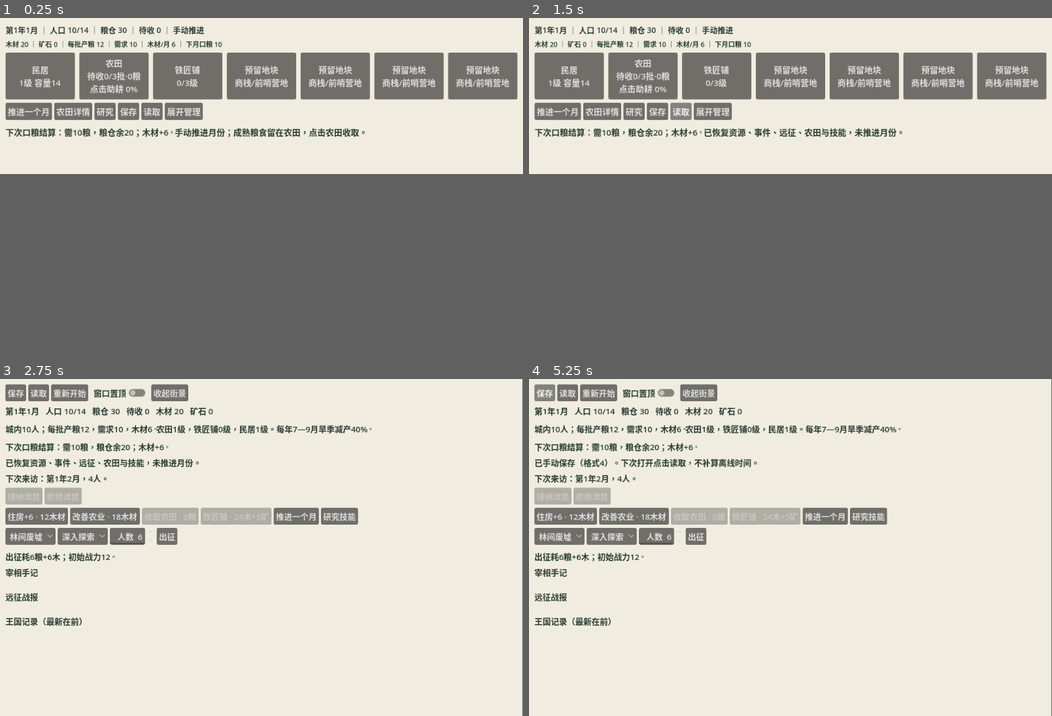
Above: before the commit, frames 1-4 (two rows, left to right).
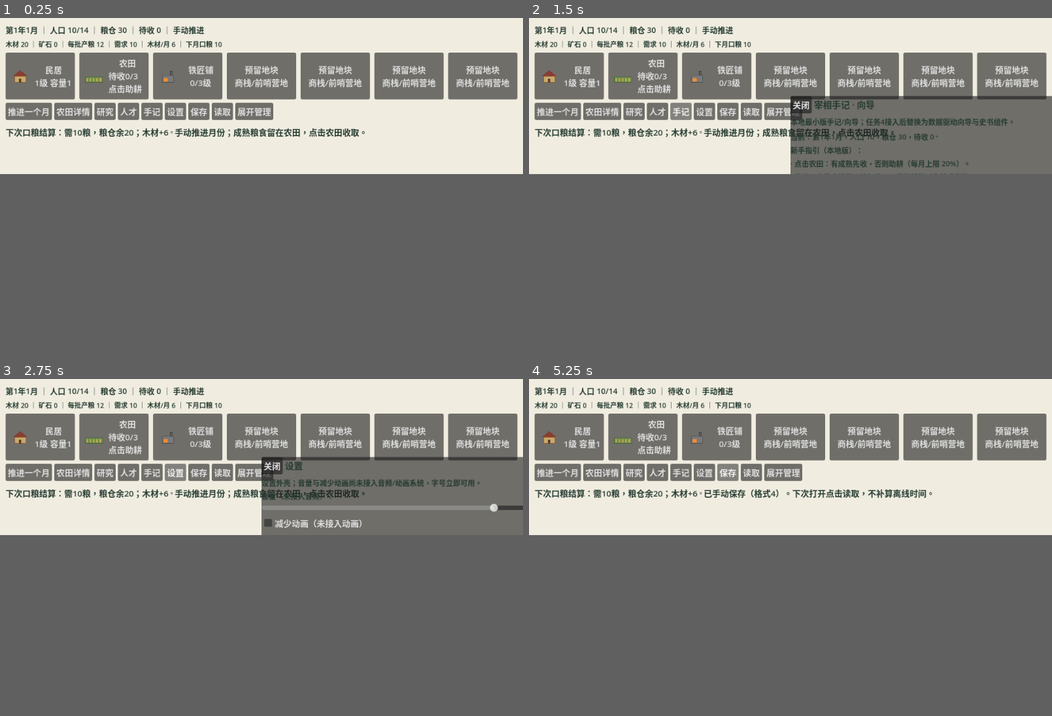
Above: after the commit, the same moments.

Repository: HDDD1123/game
Game: Godot game, scene res://ui/main.tscn
Same seed, same stepped clock (60 frames per second), same inputs: the game is played once before the commit and once after it.
Inputs (mouse positions are in pixels of both pictures, inside the frame that each line leads up to):
- Up to frame 1 (0.25 s): no input
- Up to frame 2 (1.5 s): click (659, 112) at 0.5 s, where only the run after the commit has a clickable "人才"; click (680, 112) at 1.25 s, where only the run after the commit has a clickable "手记"
- Up to frame 3 (2.75 s): click (177, 473) at 2 s, where only the run after the commit has a clickable "设置"
- Up to frame 4 (5.25 s): click (800, 466) at 2.75 s, where only the run after the commit has a clickable "关闭"; click (596, 385) at 3.5 s, where only the run before the commit has a clickable "重新开始"; click (596, 385) at 4.25 s, where only the run before the commit has a clickable "重新开始"; click "保存" at 5 s
In our replay, in frame 3 the window is 799x516 before the commit and 800x239 after it. These sizes can differ from the game's own. Grey fills any space a smaller window leaves; there, only what the larger window draws over its background counts as a difference.

The runs differ from the first frame. In frame 1, 1.8% of the frame differs, in the area x 2-53%, y 12-31%; in frame 2, 14%; in frame 3, 34%, in the area x 1-100%, y 1-74%; in frame 4, 24%.

Commit message:
T1-03~T1-10: 建筑图片接入、通用浮层(人才/手记/设置)、信息层级与新树说明

Diff:
--- a/apps/desktop/data/building_slots.json
+++ b/apps/desktop/data/building_slots.json
@@ -1,9 +1,9 @@
 {
   "version": 1,
   "slots": [
-    {"id": "housing", "label": "民居", "active": true, "texture": ""},
-    {"id": "farm", "label": "农田", "active": true, "texture": ""},
-    {"id": "forge", "label": "铁匠铺", "active": true, "texture": ""},
+    {"id": "housing", "label": "民居", "active": true, "texture": "res://assets/buildings/house_base.png"},
+    {"id": "farm", "label": "农田", "active": true, "texture": "res://assets/buildings/farm_base.png"},
+    {"id": "forge", "label": "铁匠铺", "active": true, "texture": "res://assets/buildings/forge_base.png"},
     {"id": "reserved_1", "label": "预留地块", "active": false, "texture": ""},
     {"id": "reserved_2", "label": "预留地块", "active": false, "texture": ""},
     {"id": "reserved_3", "label": "预留地块", "active": false, "texture": ""},
--- /dev/null
+++ b/apps/desktop/tests/task1/test_panels.gd
@@ -0,0 +1,43 @@
+extends SceneTree
+## T1-06/09/10 面板检查：人才、手记、设置浮层与字号缩放。
+var checks: int = 0
+var failures: int = 0
+
+func check(value: bool, label: String) -> void:
+	checks += 1
+	if not value:
+		failures += 1
+		printerr("FAIL: " + label)
+
+func _initialize() -> void:
+	var scene = load("res://ui/main.tscn").instantiate()
+	root.add_child(scene)
+	await process_frame
+	await process_frame
+
+	scene._open_overlay("人才与委任", scene._fill_talents)
+	await process_frame
+	check(scene.overlay_panel.visible, "人才浮层可见")
+	check(scene.overlay_title.text.contains("人才"), "人才标题")
+	check(scene.overlay_content.get_child_count() >= 3, "人才至少3张卡")
+
+	scene._open_overlay("宰相手记", scene._fill_history)
+	await process_frame
+	check(scene.overlay_content.get_child_count() > 0, "手记有内容")
+
+	scene._open_overlay("设置", scene._fill_settings)
+	await process_frame
+	check(scene.overlay_content.get_child_count() > 0, "设置有内容")
+
+	scene._apply_font_scale(1.3)
+	check(scene.theme.default_font_size == 20, "字号130%生效")
+	scene._apply_font_scale(1.0)
+	check(scene.theme.default_font_size == 15, "字号恢复100%")
+
+	scene.overlay_panel.visible = false
+	check(not scene.overlay_panel.visible, "浮层可关闭")
+
+	print("TASK1 PANELS: %d checks, %d failures" % [checks, failures])
+	scene.queue_free()
+	await process_frame
+	quit(1 if failures > 0 else 0)
--- a/apps/desktop/ui/main.gd
+++ b/apps/desktop/ui/main.gd
@@ -60,6 +60,9 @@
 var skill_content: VBoxContainer
 var skill_headers: Dictionary = {}
 var skill_rows: Dictionary = {}
+var overlay_panel: PanelContainer
+var overlay_title: Label
+var overlay_content: VBoxContainer
 var detail_upgrade_button: Button
 var pin_check: CheckButton
 var street_toggle_button: Button
@@ -104,6 +107,7 @@
 	_build_detail()
 	_build_skill_panel()
 	_build_close_dialog()
+	_build_overlay()
 	resized.connect(_layout_panels)
 	_apply_window_config()
 	_refresh()
@@ -184,11 +188,14 @@
 	street_row = HBoxContainer.new()
 	street_row.add_theme_constant_override("separation", 8)
 	street_root.add_child(street_row)
-	var actions := HBoxContainer.new()
+	var actions := HFlowContainer.new()
 	street_root.add_child(actions)
 	street_next_button = _button(actions, "推进一个月", func(): _act("advance_month"))
 	_button(actions, "农田详情", func(): _open_detail("farm"))
 	_button(actions, "研究", func(): _open_skills())
+	_button(actions, "人才", func(): _open_overlay("人才与委任（未接入任务3）", _fill_talents))
+	_button(actions, "手记", func(): _open_overlay("宰相手记 · 向导", _fill_history))
+	_button(actions, "设置", func(): _open_overlay("设置", _fill_settings))
 	_button(actions, "保存", func(): _show_save_result(saves.save_game(game)))
 	_button(actions, "读取", func(): _show_save_result(saves.load_game(game)))
 	street_toggle_button = _button(actions, "展开管理", func(): _toggle_street())
@@ -310,6 +317,11 @@
 
 func _create_skill_rows(trees: Dictionary) -> void:
 	# 固定目录只建一次；资源变化更新文字/状态，保留滚动位置和控件身份。
+	var note := Label.new()
+	note.text = "两棵新建筑树（商栈 / 前哨营地）与 24 节点扩展待任务3内容模块接入；当前显示原三树。"
+	note.autowrap_mode = TextServer.AUTOWRAP_WORD_SMART
+	note.add_theme_font_size_override("font_size", 12)
+	skill_content.add_child(note)
 	for tree_id in ["farm", "housing", "forge"]:
 		var tree: Dictionary = trees[tree_id]
 		var header := Label.new()
@@ -427,6 +439,20 @@
 	if skill_panel.visible:
 		_render_skills(v)
 
+func _slot_texture(slot: Dictionary, s: Dictionary, v: Dictionary) -> Texture2D:
+	var sid: String = str(slot.id)
+	var path: String = str(slot.get("texture", ""))
+	if sid == "housing" and int(s.housing_level) >= 2:
+		path = "res://assets/buildings/house_upgraded.png"
+	elif sid == "forge" and int(s.forge) >= 1:
+		path = "res://assets/buildings/forge_upgraded.png"
+	elif sid == "farm" and int(s.agriculture) >= 2:
+		path = "res://assets/buildings/farm_upgraded.png"
+	if path.is_empty() or not ResourceLoader.exists(path):
+		return null
+	var res = load(path)
+	return res if res is Texture2D else null
+
 func _refresh_street(s: Dictionary, v: Dictionary) -> void:
 	street_events.visible = not s.pending.is_empty() and not s.ended
 	street_accept_button.disabled = accept_button.disabled
@@ -437,6 +463,8 @@
 		street_accept_button.tooltip_text = street_events.tooltip_text
 		street_housing_button.visible = v.refugees.beds_missing > 0
 	street_notice.text = _refugee_text(v.refugees) if not v.refugees.is_empty() else _settlement_text(v.settlement)
+	if not s.pending.is_empty():
+		street_notice.text = "事件暂停中（处理后才继续）。" + street_notice.text
 	if not message.text.is_empty():
 		street_notice.text += " " + message.text
 	if s.ended:
@@ -454,11 +482,16 @@
 		var slot: Dictionary = slots[i]
 		var button: Button = slot_buttons[i]
 		var sid: String = str(slot.id)
+		var slot_tex := _slot_texture(slot, s, v)
+		button.icon = slot_tex
+		if slot_tex:
+			button.add_theme_constant_override("icon_max_width", 44)
+		var narrow_slots: bool = get_viewport_rect().size.x < 900
 		if sid == "farm":
 			var fv: Dictionary = v.farm
 			var pct := int(int(fv.progress) * 100 / int(fv.full_batch))
 			var action_word: String = "点击收取" if int(fv.ready_food) > 0 else "点击助耕"
-			button.text = "农田\n待收%d/%d批·%d粮\n%s %d%%" % [fv.ready_batches, fv.capacity, fv.ready_food, action_word, pct]
+			button.text = ("农田\n待收%d/%d" % [fv.ready_batches, fv.capacity]) if narrow_slots else ("农田\n待收%d/%d批·%d粮\n%s %d%%" % [fv.ready_batches, fv.capacity, fv.ready_food, action_word, pct])
 			button.tooltip_text = "点击收取%d粮；待收满%d批会暂停生长。" % [fv.ready_food, fv.capacity] if fv.ready_food > 0 else "点击助耕+5%%；本月剩余额度%d%%。" % int(fv.activity_left * 100 / fv.full_batch)
 			if not s.pending.is_empty() and fv.ready_food == 0:
 				button.tooltip_text = "先处理流民事件，生长与助耕已暂停。"
@@ -467,11 +500,11 @@
 			if s.ended:
 				button.tooltip_text = "本轮已结束，请读取存档或重新开始。"
 		elif sid == "housing":
-			button.text = "民居\n%d级 容量%d" % [v.housing_level, v.housing_capacity]
+			button.text = ("民居\n%d级" % v.housing_level) if narrow_slots else ("民居\n%d级 容量%d" % [v.housing_level, v.housing_capacity])
 		elif sid == "forge":
-			button.text = "铁匠铺\n%d/3级" % s.forge
+			button.text = ("铁匠\n%d/3" % s.forge) if narrow_slots else ("铁匠铺\n%d/3级" % s.forge)
 		else:
-			button.text = "预留地块\n商栈/前哨营地"
+			button.text = "预留\n商栈/前哨" if narrow_slots else "预留地块\n商栈/前哨营地"
 
 # ---------- 窗口（沿用 004B） ----------
 func _on_pin_toggled(enabled: bool) -> void:
@@ -658,6 +691,92 @@
 	win.size = Vector2i(w, h)
 	win.position = pos
 
+# ---------- 通用浮层：人才 / 手记 / 设置 ----------
+func _build_overlay() -> void:
+	overlay_panel = PanelContainer.new()
+	overlay_panel.visible = false
+	overlay_panel.set_anchors_preset(Control.PRESET_CENTER)
+	overlay_panel.custom_minimum_size = Vector2(700, 430)
+	add_child(overlay_panel)
+	var col := VBoxContainer.new()
+	overlay_panel.add_child(col)
+	var bar := HBoxContainer.new()
+	col.add_child(bar)
+	_button(bar, "关闭", func(): overlay_panel.visible = false)
+	overlay_title = Label.new()
+	overlay_title.add_theme_font_size_override("font_size", 16)
+	bar.add_child(overlay_title)
+	var scroll := ScrollContainer.new()
+	scroll.custom_minimum_size = Vector2(660, 370)
+	col.add_child(scroll)
+	overlay_content = VBoxContainer.new()
+	scroll.add_child(overlay_content)
+
+func _open_overlay(title: String, build: Callable) -> void:
+	overlay_title.text = title
+	for child in overlay_content.get_children():
+		child.queue_free()
+	build.call(overlay_content)
+	overlay_panel.visible = true
+
+func _hint(text: String) -> Label:
+	var label := Label.new()
+	label.text = text
+	label.autowrap_mode = TextServer.AUTOWRAP_WORD_SMART
+	label.custom_minimum_size = Vector2(600, 0)
+	label.add_theme_font_size_override("font_size", 13)
+	return label
+
+func _fill_talents(parent: VBoxContainer) -> void:
+	parent.add_child(_hint("人才面板是任务1的 UI 外壳。职业/性格/寿命由任务3人才模块提供，生命状态由任务2维护；当前显示占位，不虚构属性。"))
+	for entry in [["农务官", "农务 · 勤劳 / 谨慎 / 保守", "委任后每游戏月自动收粮；死亡或离任立即停止。"],
+			["将军", "军事 · 谨慎 / 勇猛 / 贪利 / 尽责", "只重复已通关区域；首次挑战由玩家决定。"],
+			["精灵宰相", "向导 · 固定随行", "长寿豁免，不进入普通人才死亡流程，提供叙事与提示。"]]:
+		var card := PanelContainer.new()
+		var vb := VBoxContainer.new()
+		card.add_child(vb)
+		var name_label := Label.new()
+		name_label.text = entry[0] + "（未接入任务3）"
+		name_label.add_theme_font_size_override("font_size", 15)
+		vb.add_child(name_label)
+		vb.add_child(_hint(entry[1]))
+		vb.add_child(_hint(entry[2]))
+		parent.add_child(card)
+
+func _fill_history(parent: VBoxContainer) -> void:
+	parent.add_child(_hint("本地最小版手记/向导；任务4接入后替换为数据驱动向导与史书组件。"))
+	var s: Dictionary = game.snapshot()
+	var v: Dictionary = game.view()
+	parent.add_child(_hint("当前：%s，人口 %d，粮仓 %d，待收 %d。" % [v.date, s.population, s.food, v.farm.ready_food]))
+	for entry in s.journal:
+		parent.add_child(_hint("成就 · " + str(entry.text)))
+	parent.add_child(_hint("新手指引（本地版）："))
+	for tip in ["点击农田：有成熟先收，否则助耕（每月上限 20%）。", "推进一个月会结算口粮与战斗；事件暂停时先处理事件。", "研究入口独立，不消耗农田点击。", "保存/读取使用格式5；关闭前可选择保存。"]:
+		parent.add_child(_hint("· " + tip))
+
+func _fill_settings(parent: VBoxContainer) -> void:
+	parent.add_child(_hint("设置外壳；音量与减少动画尚未接入音频/动画系统，字号立即可用。"))
+	var volume := HSlider.new()
+	volume.min_value = 0
+	volume.max_value = 100
+	volume.value = 70
+	volume.custom_minimum_size = Vector2(320, 0)
+	parent.add_child(_hint("音量（未接入音频）："))
+	parent.add_child(volume)
+	var reduce := CheckBox.new()
+	reduce.text = "减少动画（未接入动画）"
+	parent.add_child(reduce)
+	parent.add_child(_hint("字号："))
+	var size_pick := OptionButton.new()
+	for item in ["100%", "115%", "130%"]:
+		size_pick.add_item(item)
+	size_pick.item_selected.connect(func(index: int): _apply_font_scale([1.0, 1.15, 1.3][index]))
+	parent.add_child(size_pick)
+
+func _apply_font_scale(value: float) -> void:
+	if theme:
+		theme.default_font_size = int(round(15 * value))
+
 func _build_close_dialog() -> void:
 	close_dialog = ConfirmationDialog.new()
 	close_dialog.title = "关闭桌面王国"
Binary file added: apps/desktop/assets/buildings/farm_base.png
Not shown, added: apps/desktop/assets/buildings/farm_base.png.import
Binary file added: apps/desktop/assets/buildings/farm_upgraded.png
Not shown, added: apps/desktop/assets/buildings/farm_upgraded.png.import
Binary file added: apps/desktop/assets/buildings/forge_base.png
Not shown, added: apps/desktop/assets/buildings/forge_base.png.import
Binary file added: apps/desktop/assets/buildings/forge_upgraded.png
Not shown, added: apps/desktop/assets/buildings/forge_upgraded.png.import
Binary file added: apps/desktop/assets/buildings/house_base.png
Not shown, added: apps/desktop/assets/buildings/house_base.png.import
Binary file added: apps/desktop/assets/buildings/house_upgraded.png
Not shown, added: apps/desktop/assets/buildings/house_upgraded.png.import
(and 1 more such lines)
